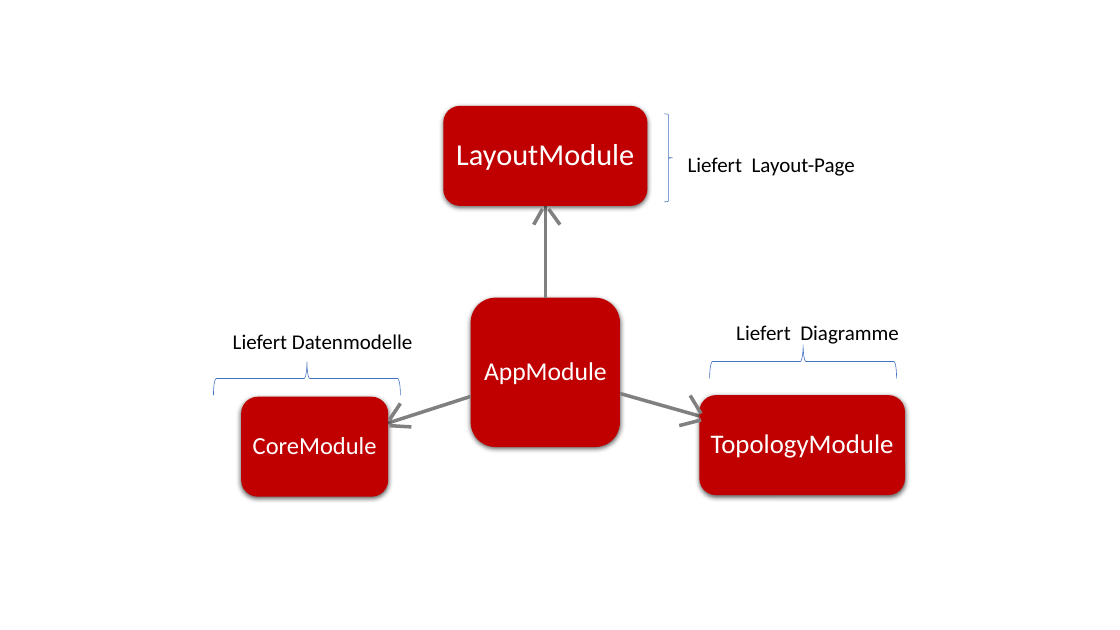
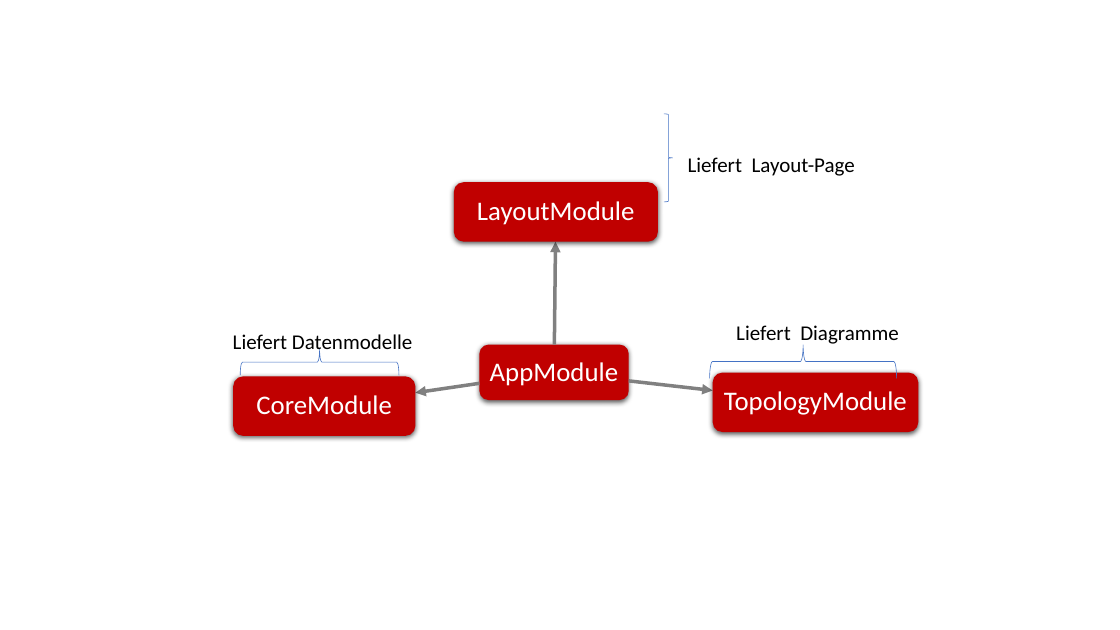
Before and after one commit to Ghislain1/zoe-fb-app, a slide deck: slide 2 of Implementierung.pptx. Drawn at 1120x630 pixels with LibreOffice and Linux fonts; fonts in the diff are those of the drawing. Boxes give left, top, right and bottom in pixels: in the first picture for what was removed or moved away, otherwise in the second. Text is boxed around its words. In the diff, an @@ line names an element or a change of style, - is before the commit and + after.

```diff
--- a/Implementierung.pptx
+++ b/Implementierung.pptx
@@ rounded rectangle: place and size @@
-rounded rectangle at box(444, 106, 648, 206)
+rounded rectangle at box(454, 182, 658, 242)
@@ text "LayoutModule": place and size @@
-text "LayoutModule" at box(456, 144, 634, 170)
+text "LayoutModule" at box(477, 201, 634, 225)
@@ text "LayoutModule" at box(477, 201, 634, 225): size 26 to 23 pt; less space between paragraphs @@
@@ line removed from (534, 224) to (543, 209) @@
@@ line removed from (549, 209) to (560, 224) @@
@@ freeform shape: place and size @@
-freeform shape at box(546, 206, 546, 298)
+freeform shape at box(554, 242, 555, 344)
@@ left brace: place and size @@
-left brace at box(213, 362, 400, 395)
+left brace at box(240, 350, 399, 376)
@@ rounded rectangle: place and size @@
-rounded rectangle at box(471, 297, 620, 447)
+rounded rectangle at box(480, 344, 629, 400)
@@ text "AppModule" at box(490, 362, 618, 386): size 22 to 23 pt @@
@@ rounded rectangle: place and size @@
-rounded rectangle at box(241, 397, 388, 497)
+rounded rectangle at box(234, 376, 416, 436)
@@ text "CoreModule": place and size @@
-text "CoreModule" at box(253, 437, 377, 454)
+text "CoreModule" at box(256, 395, 392, 415)
@@ text "CoreModule" at box(256, 395, 392, 415): size 21 to 23 pt @@
@@ freeform shape at box(415, 383, 479, 393): rotation 162 to 171 degrees; outline redrawn @@
@@ freeform shape at box(629, 381, 713, 390): rotation 15 to 6 degrees; outline redrawn @@
@@ rounded rectangle: place and size @@
-rounded rectangle at box(700, 395, 906, 495)
+rounded rectangle at box(712, 373, 918, 433)
@@ text "TopologyModule": place and size @@
-text "TopologyModule" at box(711, 434, 894, 458)
+text "TopologyModule" at box(724, 391, 907, 415)
@@ line removed from (390, 420) to (401, 403) @@
@@ line removed from (691, 396) to (702, 413) @@
@@ line removed from (390, 426) to (412, 427) @@
@@ line removed from (680, 426) to (702, 420) @@
```
Also in this commit, not shown: 1 other file.
